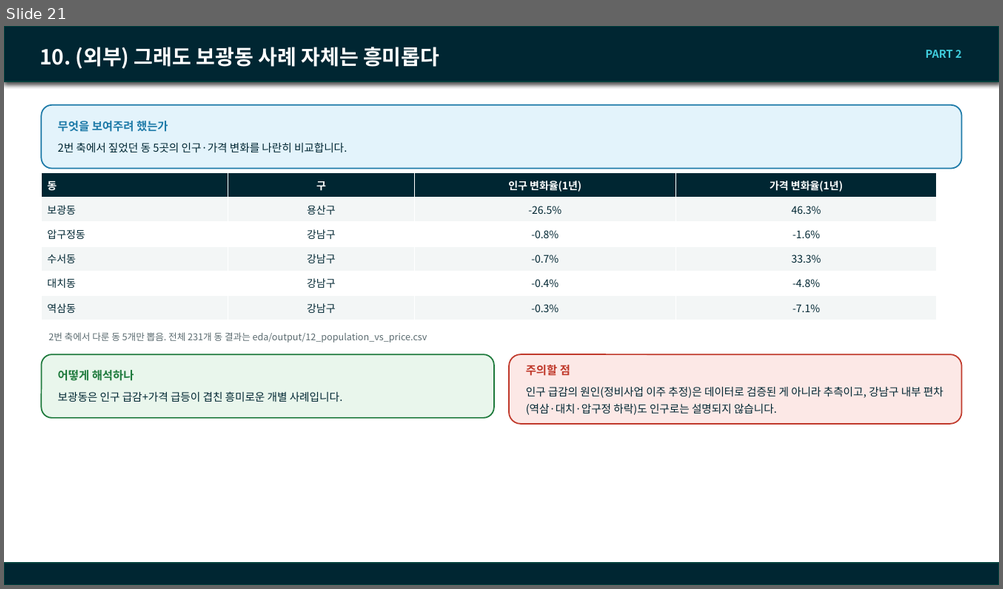
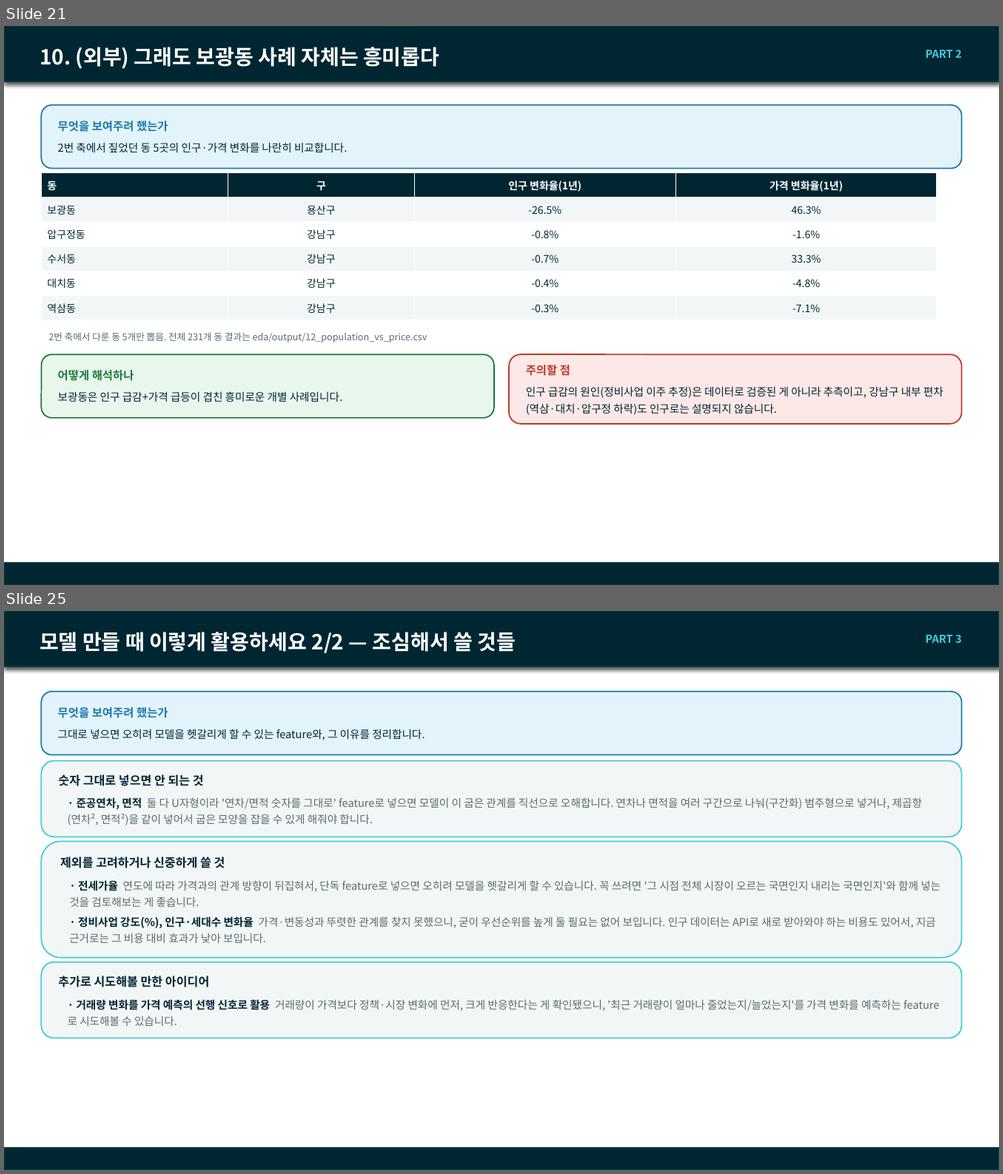
Before and after one commit to SunooJ-KR/Boomingup, a slide deck: eda/docs/260916_team_meeting.pptx. Shown one above the other, each under a label of ours: slide 21 before the commit, slides 21 and 25 after it; the slides between them are not shown. The pictures are 1003x589 and 1003x1174 pixels, drawn with LibreOffice and Linux fonts; fonts in the diff are those of the drawing; background and template pictures are left out. Boxes give left, top, right and bottom in pixels: in the first picture for what was removed or moved away, otherwise in the second. Text is boxed around its words. In the diff, an @@ line names an element or a change of style, - is before the commit and + after.

Commit message:
docs(eda): 핵심 결론을 자세히 풀고 모델링 활용법 슬라이드 추가
기존 5줄짜리 요약 결론 슬라이드를 "믿을 만한 신호/근거가 약했던 신호"
두 장으로 나눠 각 결과가 무슨 뜻인지 쉽게 풀어썼다. 이어서 각 발견을
가격 예측 모델 feature 설계에 어떻게 활용하면 좋을지(feature 후보,
비선형 처리 필요한 변수, 제외 고려 변수, 정비사업단계의 미래정보
누출 위험 등) 구체적으로 정리한 슬라이드 2장을 새로 추가했다.

```diff
--- a/eda/docs/260916_team_meeting.pptx
+++ b/eda/docs/260916_team_meeting.pptx
@@ slide 25 added at bbox=[4, 611, 999, 1170], background #FFFFFF; not listed: 2 template elements that a slide beside it also shows @@
@@ title added at bbox=[40, 632, 515, 653], 20 pt, text #FFFFFF, bold @@
+모델 만들 때 이렇게 활용하세요 2/2 — 조심해서 쓸 것들
@@ text added at bbox=[925, 635, 962, 643], 10.5 pt, text #40CDDC, bold @@
+PART 3
@@ rounded rectangle added at bbox=[41, 692, 962, 755], fill #E3F3FB, outline #1D7AA8 1.25 pt, 10.5 pt, text #002632 @@
+무엇을 보여주려 했는가
+그대로 넣으면 오히려 모델을 헷갈리게 할 수 있는 feature와, 그 이유를 정리합니다.
@@ rounded rectangle added at bbox=[41, 761, 962, 837], fill #F3F6F6, outline #40CDDC 1.25 pt, 10.5 pt, text #5B6B70 @@
+숫자 그대로 넣으면 안 되는 것
+· 준공연차, 면적 둘 다 U자형이라 '연차/면적 숫자를 그대로' feature로 넣으면 모델이 이 굽은 관계를 직선으로 오해합니다. 연차나 면적을 여러 구간으로 나눠(구간화) 범주형으로 넣거나, 제곱항(연차², 면적²)을 같이 넣어서 굽은 모양을 잡을 수 있게 해줘야 합니다.
@@ rounded rectangle added at bbox=[41, 842, 962, 958], fill #F3F6F6, outline #40CDDC 1.25 pt, 10.5 pt, text #5B6B70 @@
+제외를 고려하거나 신중하게 쓸 것
+· 전세가율 연도에 따라 가격과의 관계 방향이 뒤집혀서, 단독 feature로 넣으면 오히려 모델을 헷갈리게 할 수 있습니다. 꼭 쓰려면 '그 시점 전체 시장이 오르는 국면인지 내리는 국면인지'와 함께 넣는 것을 검토해보는 게 좋습니다.
+· 정비사업 강도(%), 인구·세대수 변화율 가격·변동성과 뚜렷한 관계를 찾지 못했으니, 굳이 우선순위를 높게 둘 필요는 없어 보입니다. 인구 데이터는 API로 새로 받아와야 하는 비용도 있어서, 지금 근거로는 그 비용 대비 효과가 낮아 보입니다.
@@ rounded rectangle added at bbox=[41, 963, 962, 1039], fill #F3F6F6, outline #40CDDC 1.25 pt, 10.5 pt, text #5B6B70 @@
+추가로 시도해볼 만한 아이디어
+· 거래량 변화를 가격 예측의 선행 신호로 활용 거래량이 가격보다 정책·시장 변화에 먼저, 크게 반응한다는 게 확인됐으니, '최근 거래량이 얼마나 줄었는지/늘었는지'를 가격 변화를 예측하는 feature로 시도해볼 수 있습니다.
```
Also in this commit, not shown: 1 slide changed, 2 other slides added, 1 other file.
